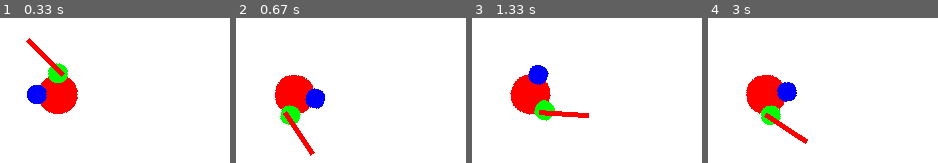
Above: before the commit, frames 1-4 (left to right).
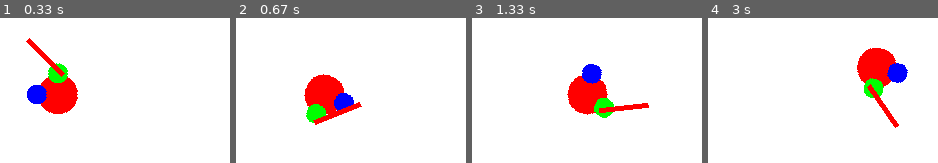
Above: after the commit, the same moments.

Repository: fjaviergb/Pygames-Hermanios
Game: pygame game, started from PruebaSuperPlayer.py
The game is run twice, just before and just after one commit, with the same random seed, the same clock (stepped at 60 frames per second) and the same inputs.
Inputs (mouse positions are in pixels of both pictures, inside the frame that each line leads up to):
- Up to frame 1 (0.33 s): no input
- Up to frame 2 (0.67 s): hold Shift from 0.33 s (still down); hold D from 0.33 s (still down); move the mouse to (outside the picture) at 0.37 s
- Up to frame 3 (1.33 s): release Shift at 0.8 s; release D at 0.8 s; press the mouse at (474, 119) at 0.87 s; move the mouse to (outside the picture) at 0.97 s; release the mouse at (outside the picture) at 1.1 s; hold D from 1.17 s (still down); click (outside the picture) at 1.25 s
- Up to frame 4 (3 s): release D at 1.63 s; hold W 1.67-1.97 s; click (outside the picture) at 1.75 s; press the mouse at (710, 119) at 2.03 s; move the mouse to (outside the picture) at 2.13 s; release the mouse at (outside the picture) at 2.27 s; hold D 2.33-2.8 s; click (outside the picture) at 2.42 s; hold A from 2.83 s (still down); click (outside the picture) at 2.92 s

Frame 1 is identical in both runs. In frame 2, 9.4% of the frame differs, in the area x 16-55%, y 38-96%; in frame 3, 11%; in frame 4, 11%, in the area x 16-87%, y 20-87%.

Commit message:
Versión anterior; bloqueo con LSHIFT añadido

Diff:
--- a/SuperPlayer.py
+++ b/SuperPlayer.py
@@ -46,6 +46,7 @@
         self.espada = self.sword()
         self.tipo = 1
         self.env_sprites = pg.sprite.Group()
+        self.blocking = False
 
     ###########################################################
     # FUNCION COLISION ESPADA
@@ -129,17 +130,18 @@
 
             for i in range(-5,5):
                 for j in range(-5,5):
-                    self.x = xorig + i
-                    self.y = yorig + j
-                    self.rect = self.image.get_rect(center = (self.x, self.y))
+                    xorigprima = xorig + i
+                    yorigprima = yorig + j
+                    self.rect = self.image.get_rect(center = (xorigprima, yorigprima))
                     self.mask = pg.mask.from_surface(self.image)
                     block_hit_list = pg.sprite.spritecollide(self, self.col_sprites, False)
                     block_hit_list_masked = pg.sprite.spritecollide(self, block_hit_list, False, pg.sprite.collide_mask)
                     if len(block_hit_list_masked) == 0:
                         if shortestPath > math.sqrt(i**2 + j**2):
                             shortestPath = math.sqrt(i**2 + j**2)
-                            shortestX = i
-                            shortestY = j
+                            shortestX = i * 2
+                            shortestY = j * 2
+
         return shortestX + xorig, shortestY + yorig
 
     ###########################################################
@@ -152,19 +154,39 @@
         self.x =  newX
         self.y = newY
 
-        if keys[pg.K_LEFT]:
+        if keys[pg.K_a]:
             self.x += self.isBlockX(-1)
-        if keys[pg.K_RIGHT]:
+        if keys[pg.K_d]:
             self.x += self.isBlockX(1)
-        if keys[pg.K_UP]:
+        if keys[pg.K_w]:
             self.y += self.isBlockY(-1)
-        if keys[pg.K_DOWN]:
+        if keys[pg.K_s]:
             self.y += self.isBlockY(1)
 
         button = pg.mouse.get_pressed()
         (xcursor, ycursor) = pg.mouse.get_pos()
         sen = ycursor - player.rect.centery
         cos = xcursor - player.rect.centerx
+
+
+        if keys[pg.K_LSHIFT]:
+            self.anglehit = 0
+            self.blocking = True
+            self.swingleft = False
+            self.swingright = False
+            self.slashright = False
+            self.slashleft = False
+            self.backleft = False
+            self.backright = False
+            self.clashright = False
+            self.clashleft = False
+            self.hitorient = 2
+            self.chargecount = 1
+            self.countlimit = 0
+            self.clash_count = 0
+
+        else:
+            self.blocking = False
 
 ######################################################################
 # ROTACIÓN + COMIENZO ESPADAZO
@@ -546,10 +568,22 @@
             self.mask = pg.mask.from_surface(self.image)
 
         def update(self, player):
-            self.image = pg.transform.rotate(self.image_orig, player.anglehit)
-            self.image.set_colorkey(BLACK)
-            self.rect = self.image.get_rect(center = player.rect.center)
-            self.mask = pg.mask.from_surface(self.image)
+            if player.blocking:
+                self.image2 = pg.Surface((120,50))
+                pg.draw.rect(self.image2, RED, (30,0,50,5))
+                self.image2_orig = self.image2
+                self.image = pg.transform.rotate(self.image2_orig, player.angle)
+                self.image.set_colorkey(BLACK)
+                self.rect = self.image.get_rect(center = player.rect.center)
+                self.mask = pg.mask.from_surface(self.image2)
+
+
+            else:
+                self.image = pg.transform.rotate(self.image_orig, player.anglehit)
+                self.image.set_colorkey(BLACK)
+                self.rect = self.image.get_rect(center = player.rect.center)
+                self.mask = pg.mask.from_surface(self.image)
+
 
 
 CBASE = (255,255,255)
